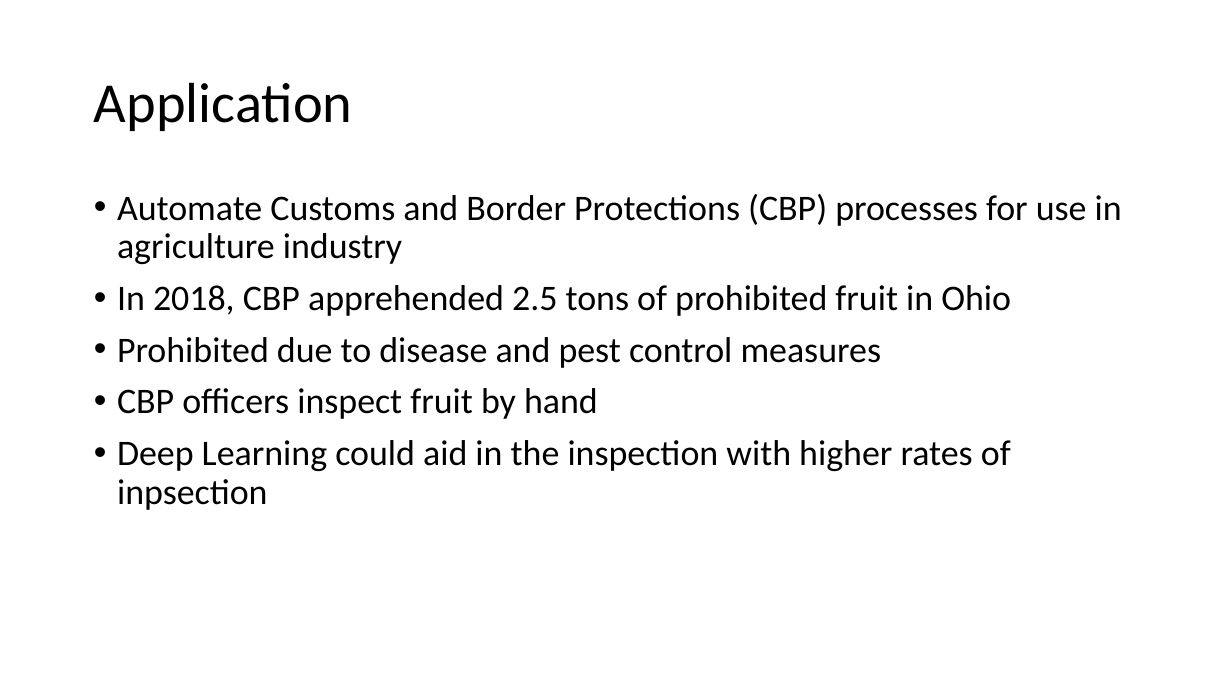
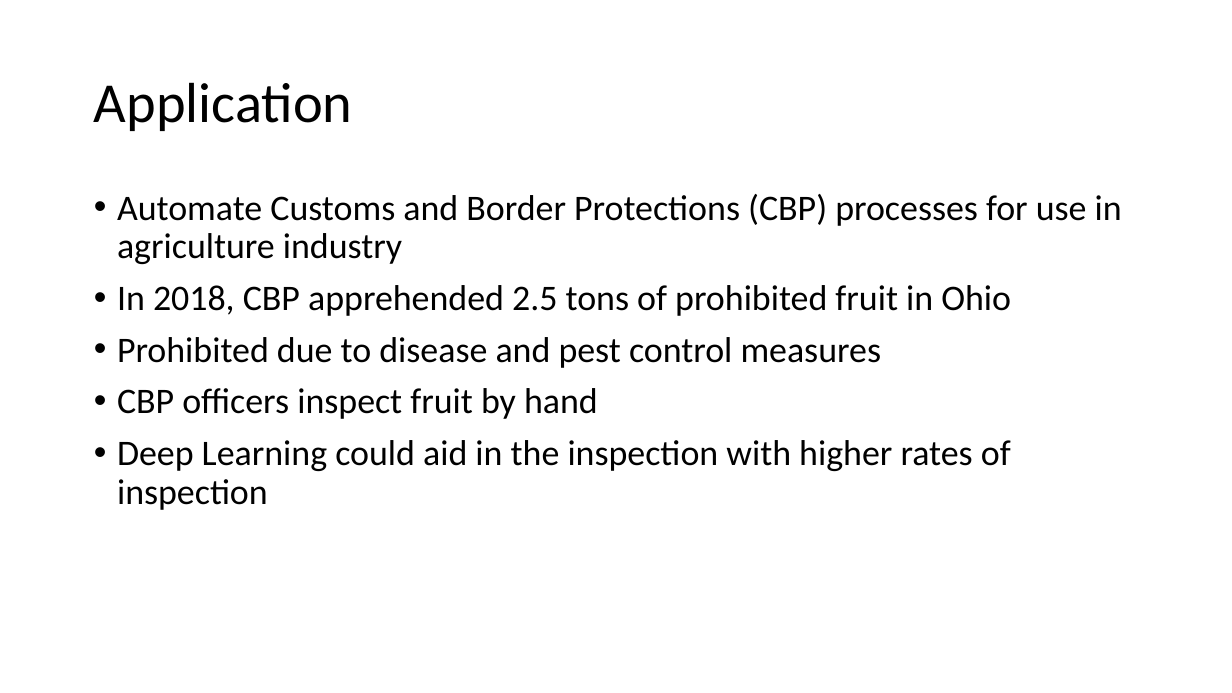
Before and after one commit to htappa/CNN-ImageClassification, a slide deck: slide 3 of Final-Group-Presentation/Group4ProjectPresentation.pptx. Drawn at 1232x693 pixels with LibreOffice and Linux fonts; fonts in the diff are those of the drawing. Boxes give left, top, right and bottom in pixels: in the first picture for what was removed or moved away, otherwise in the second. Text is boxed around its words. In the diff, an @@ line names an element or a change of style, - is before the commit and + after.

Commit message:
updated ppt

```diff
--- a/Final-Group-Presentation/Group4ProjectPresentation.pptx
+++ b/Final-Group-Presentation/Group4ProjectPresentation.pptx
@@ text at (117,440,1011,510): text changed @@
-• Deep Learning could aid in the inspection with higher rates of inpsection
+• Deep Learning could aid in the inspection with higher rates of inspection
```
Also in this commit, not shown: 1 slide added.
